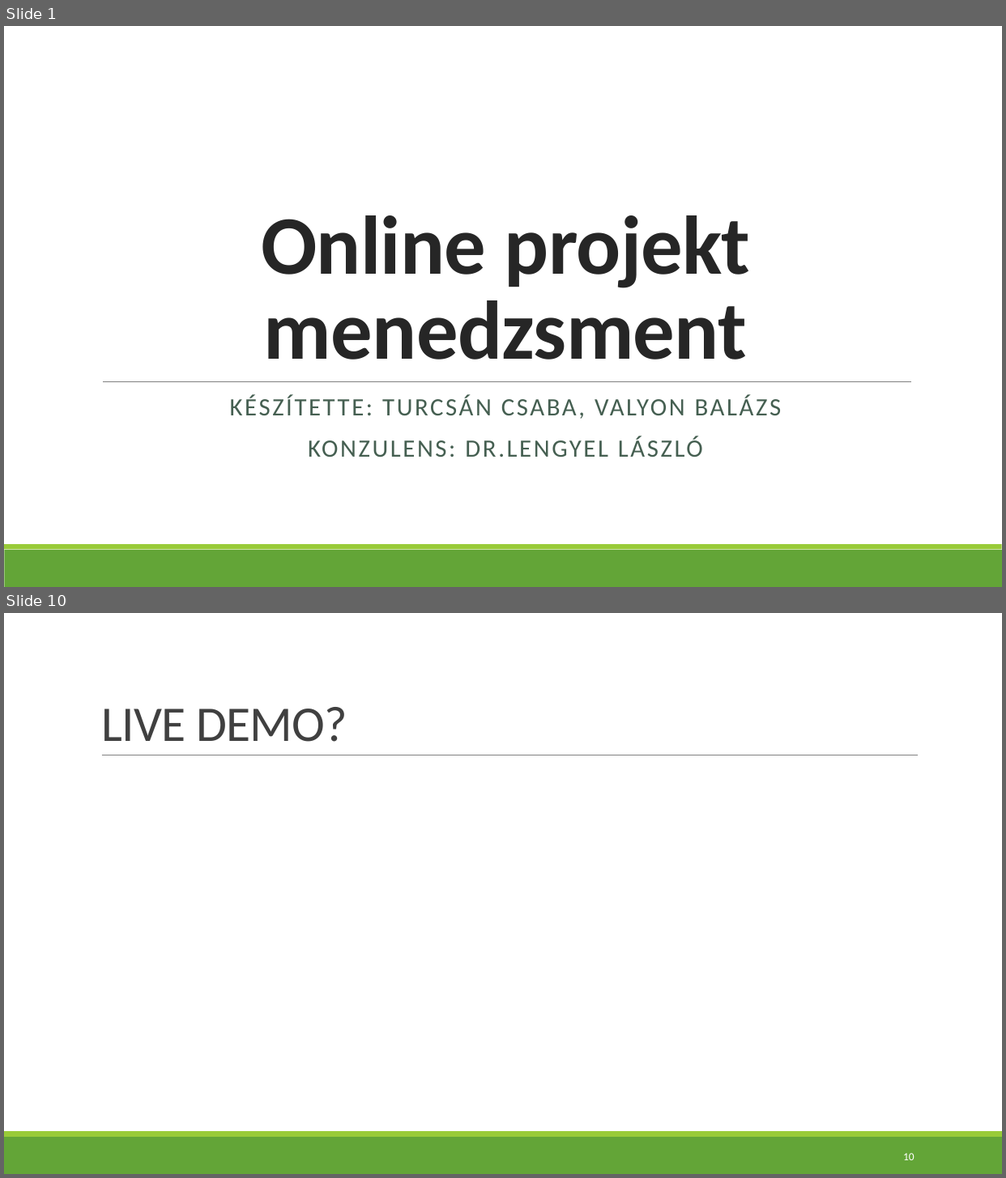
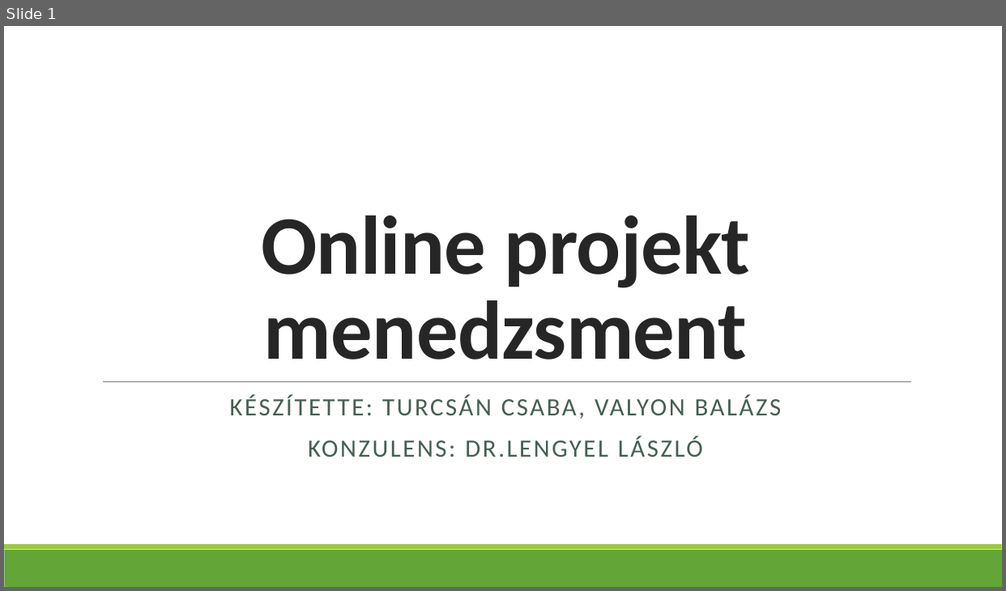
Before and after one commit to valyonbalazs/softarch, a slide deck: specification/prezentacio_v01.pptx. Shown one above the other, each under a label of ours: slides 1 and 10 before the commit, slide 1 after it; the slides between them are not shown. The pictures are 1006x1178 and 1006x591 pixels, drawn with LibreOffice and Linux fonts; fonts in the diff are those of the drawing. Boxes give left, top, right and bottom in pixels: in the first picture for what was removed or moved away, otherwise in the second. Text is boxed around its words. In the diff, an @@ line names an element or a change of style, - is before the commit and + after.

```diff
--- a/specification/prezentacio_v01.pptx
+++ b/specification/prezentacio_v01.pptx
@@ slide 10 removed at [4,613,1002,1174], background #FFFFFF; not listed: 2 template elements that a slide beside it also shows @@
@@ title removed at [101,707,347,742] @@
-LIVE DEMO?
@@ line removed from (102, 756) to (918, 756) @@
@@ page number removed at [903,1153,914,1161] @@
-10
```
Also in this commit, not shown: 8 slides changed, 1 slide added.
